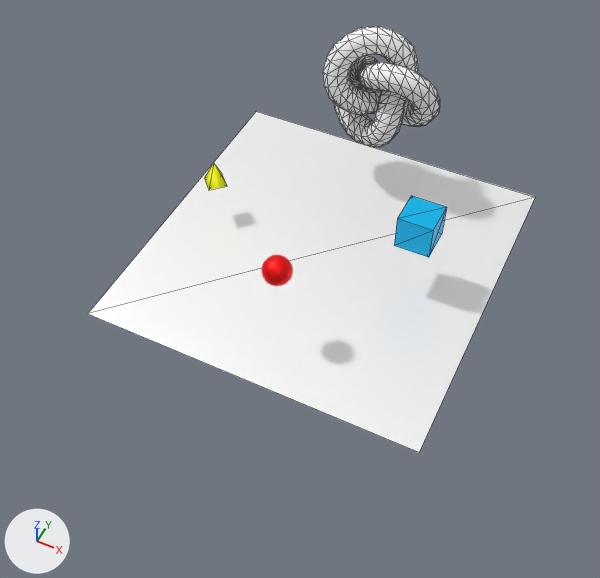
Before and after pictures for a commit that changed the glTF model public/model/scene.gltf.
One viewpoint serves both versions: a 50 mm camera at (7.16, -15.88, 16.27) aimed at (0.14, -1.86, -1.26). Every picture has the same lights, and +X, +Y and +Z are marked at lower left. Mesh edges are drawn as thin lines on the coarser meshes. Where no turn or scale is listed for an object, it has been applied to the vertices.

Before the edit, the objects in view are built like this:
```python
me_mesh_1 = bpy.data.meshes.new('Mesh_1')
me_mesh_1.from_pydata(...)  # a box spanning x -0.5..0.5, y -0.5..0.5, z -0.5..0.5
me_mesh_1.materials.append(mat_material_1)  # cyan #00c6ff
me_mesh_3 = bpy.data.meshes.new('Mesh_3')
me_mesh_3.from_pydata(...)  # 92 vertices, 180 faces; spans x -0.392..0.392, y -0.392..0.392, z -0.392..0.392
me_mesh_3.materials.append(mat_material_3)  # red #ff0000
me_mesh_4 = bpy.data.meshes.new('Mesh_4')
me_mesh_4.from_pydata(...)  # 512 vertices, 1024 faces; spans x -1.56..1.9, y -0.89..0.89, z -1.8..1.8
me_mesh_4.materials.append(mat_material_4)  # white #ffffff
ob_box = bpy.data.objects.new('Box', me_mesh_1)
ob_box.location = (2.815, 0.0, 0.732)
ob_icosahedron = bpy.data.objects.new('Icosahedron', me_mesh_3)
ob_icosahedron.location = (0.29, -3.43, 1.08)
ob_torusknot = bpy.data.objects.new('TorusKnot', me_mesh_4)
ob_torusknot.location = (0.0, 3.56, 1.99)
# also in view: 'Plane' at (0.0, 0.0, -1.55)
```
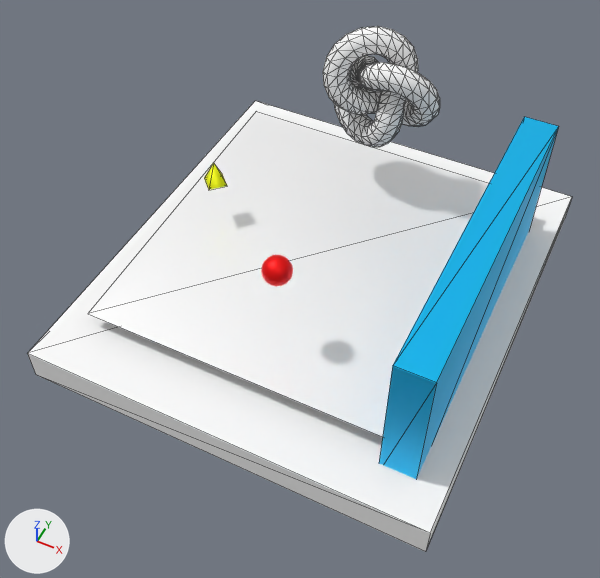
Location of each change, [x1, y1, x2, y2] in pixels of the pictures (600 x 578 px):
'Box.001', added: after [27, 101, 572, 552]
'Box', moved, rescaled (235% wider, 485% taller): before [394, 196, 447, 257]; after [379, 117, 559, 479]

The change, as a list of edits to the scene's bpy script:
```text
Add mat_material_5:
    mat_material_5 = principled_material('Material_5')
    mat_material_5.base_color = (1.0, 1.0, 1.0)  # white #ffffff
    mat_material_5.roughness = 1.0
Add me_mesh_5:
    me_mesh_5.from_pydata(...)  # a box spanning x -5.97..5.97, y -6.63..6.63, z -0.5..0.5
    me_mesh_5.materials.append(mat_material_5)  # white #ffffff
Change ob_box:
    ob_box.location: (2.815, 0.0, 0.732) -> (4.651, -0.512, -0.464)
    ob_box.scale: (1.0, 1.0, 1.0) -> (1.0, 9.85, 4.62)
Add ob_box_001:
    ob_box_001 = bpy.data.objects.new('Box.001', me_mesh_5)
    ob_box_001.location = (0.0, 0.0, -2.75)
```
